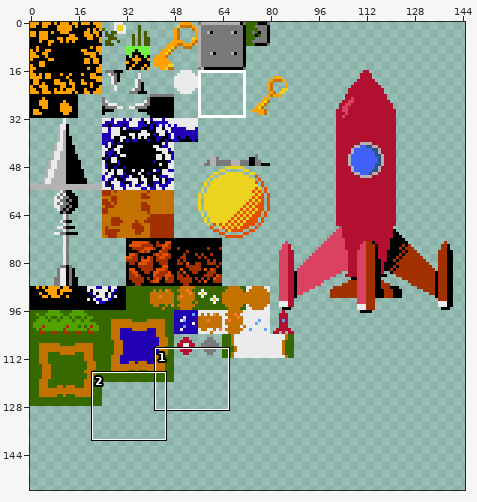
Two versions of one sprite sheet, Project/Content/Sprites/tilemap.png. Above: a wide view before the commit, with the close-up outlined.
Close-up. Before:
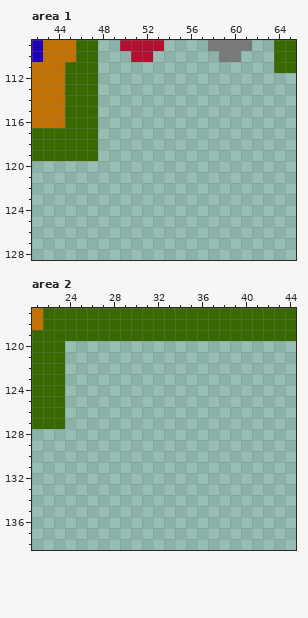
The file is 150x150 pixels. Shown: area 1: x 42..65, y 109..128; area 2: x 21..44, y 117..138. The old version is drawn lined up with the new one, on the new canvas. The wide view leaves out empty margins. The commit also changed other parts of the picture, which this record leaves out.
And afterwards:
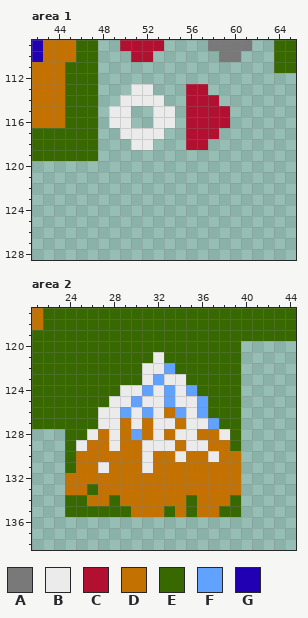
Palette (. is transparent): A #797979  B #ebebeb  C #b21030  D #c37100  E #386900  F #61a2ff  G #2000b2
The edit:
canvas 150x150 -> 150x200
Area 1:
y 113: x 51..52 .. -> BB; x 56..57 .. -> CC
y 114: x 50..53 .... -> BBBB; x 56..58 ... -> CCC
y 115..116: x 49..50 .. -> BB; x 53..54 .. -> BB; x 56..59 .... -> CCCC
y 117: x 50..53 .... -> BBBB; x 56..58 ... -> CCC
y 118: x 51..52 .. -> BB; x 56..57 .. -> CC
Area 2:
y 120: x 24..39 ................ -> EEEEEEEEEEEEEEEE
y 121: x 24..39 ................ -> EEEEEEEEBEEEEEEE
y 122: x 24..39 ................ -> EEEEEEEBBFEEEEEE
y 123: x 24..39 ................ -> EEEEEEEBFBBEEEEE
y 124: x 24..39 ................ -> EEEEEBBFBFBFEEEE
y 125: x 24..39 ................ -> EEEEBBFBBFBBFEEE
y 126: x 24..39 ................ -> EEEBBFBFBDFBFEEE
y 127: x 24..39 ................ -> EEEBBDBDBBDBBFEE
y 128: x 24..39 ................ -> EEBDBDFDBDBBDDBE
y 129: x 24..39 ................ -> EBDDBDDBBBDBBDDE
y 130: x 24..39 ................ -> EDDDDDDBDDBDDBDD
y 131: x 24..39 ................ -> EDDBDDDBDDDDDDDD
y 132: x 24..39 ................ -> DDDDDDDDDDDDDDDD
y 133: x 24..39 ................ -> DDEDDDDDDDDDDDDD
y 134: x 24..39 ................ -> EEDDEDDDDDDEDDDE
y 135: x 24..39 ................ -> EEEEEEDDDEDEDDEE
Changed places in both close-ups, as pixel boxes (x1, y1, x2, y2):
added: (109, 84, 230, 150)
added: (65, 341, 241, 517)
